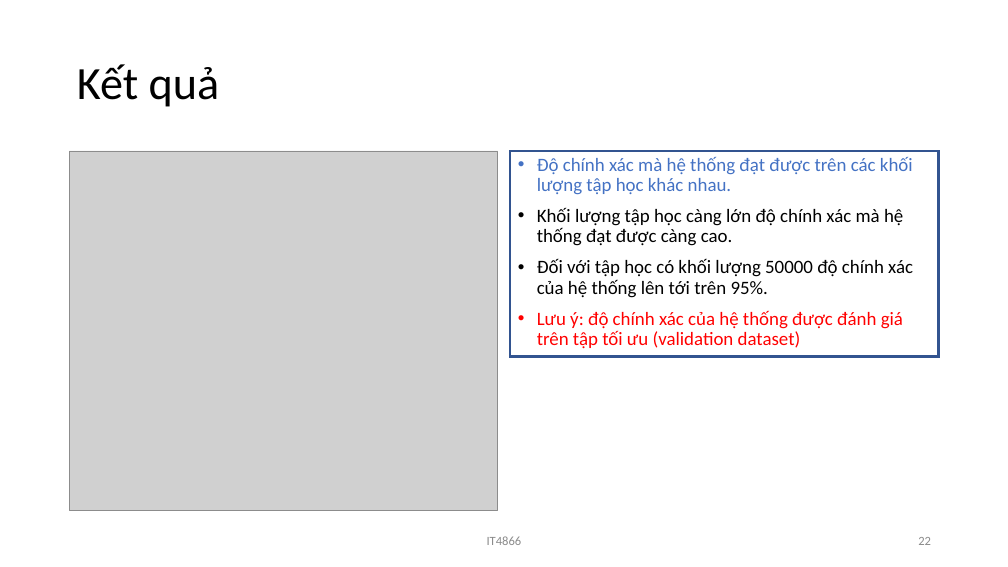
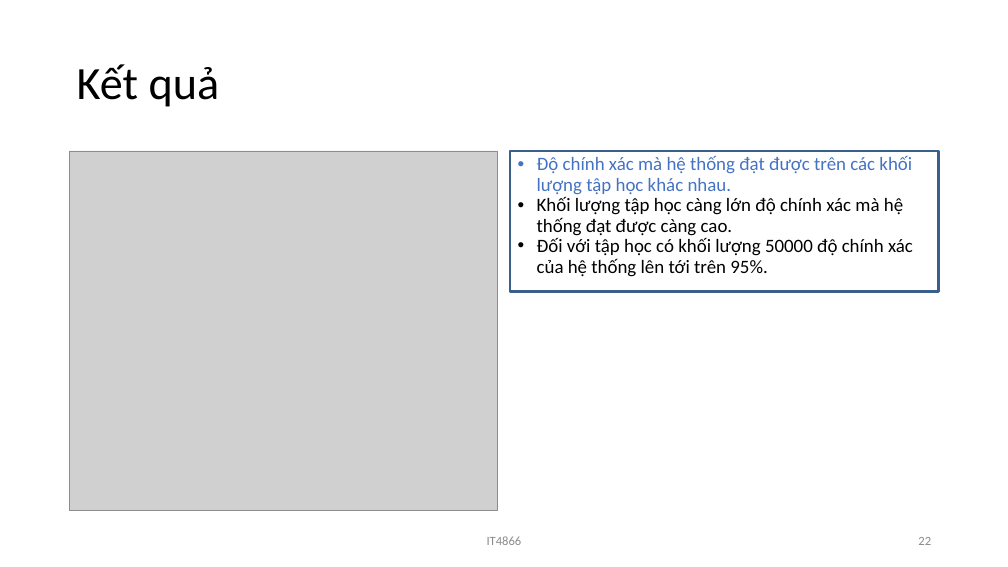
Before and after one commit to LuatVu/Hand-written-digits, a slide deck: slide 22 of Báo cáo/Slice báo cáo bài tập lớn.pptx. Drawn at 1008x567 pixels with LibreOffice and Linux fonts; fonts in the diff are those of the drawing; grey boxes stand for pictures; background and template pictures are left out. Boxes give left, top, right and bottom in pixels: in the first picture for what was removed or moved away, otherwise in the second. Text is boxed around its words. In the diff, an @@ line names an element or a change of style, - is before the commit and + after.

```diff
--- a/Báo cáo/Slice báo cáo bài tập lớn.pptx
+++ b/Báo cáo/Slice báo cáo bài tập lớn.pptx
@@ text "Độ chính xác mà hệ ..." at box(537, 156, 913, 277): less space between paragraphs @@
@@ rectangle: place and size @@
-rectangle at box(510, 151, 939, 357)
+rectangle at box(510, 151, 939, 292)
@@ rectangle at box(510, 151, 939, 292): outline #325491 2.25 pt to #3A5F8C 2.24 pt @@
@@ text at box(537, 310, 903, 349): paragraph removed @@
-• Lưu ý: độ chính xác của hệ thống được đánh giá trên tập tối ưu (validation dataset)
```
Also in this commit, not shown: 30 other slides changed, 1 other file.
